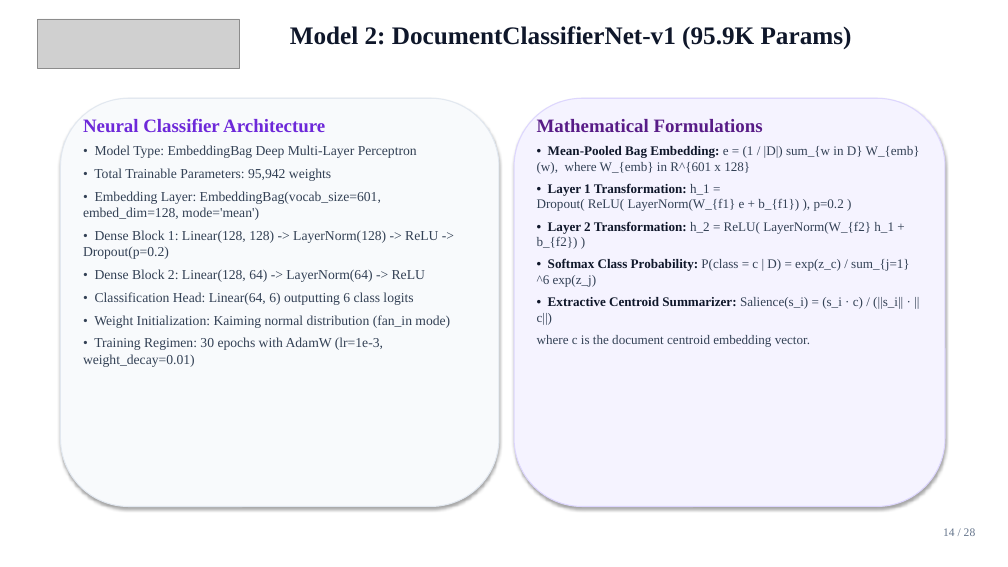
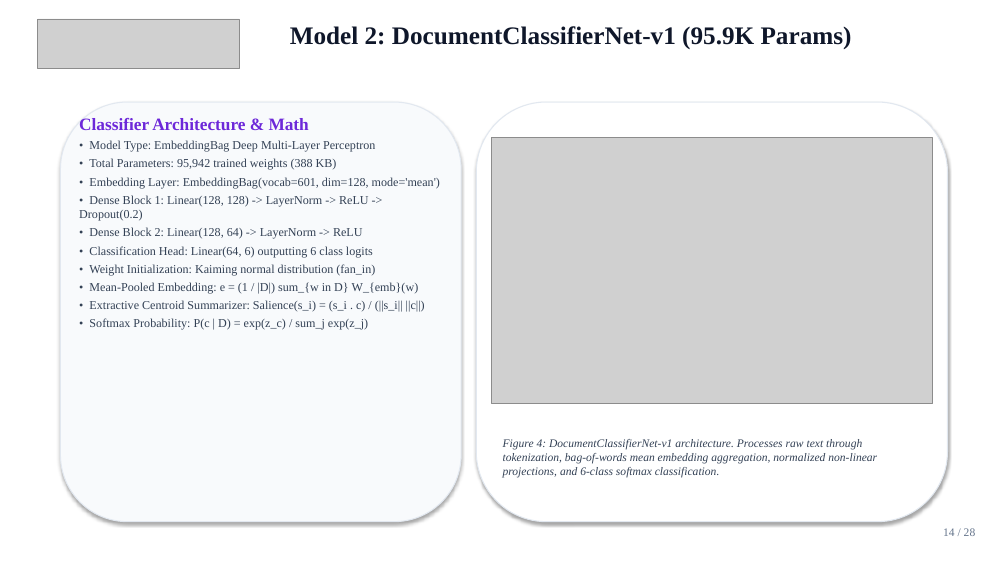
Before and after one commit to Kunwar9415/ai-powered-saas-platform, a slide deck: slide 14 of AI_POWERED_SAAS_PLATFORM_PRESENTATION.pptx. Drawn at 1008x567 pixels with LibreOffice and Linux fonts; fonts in the diff are those of the drawing; grey boxes stand for pictures. Boxes give left, top, right and bottom in pixels: in the first picture for what was removed or moved away, otherwise in the second. Text is boxed around its words. In the diff, an @@ line names an element or a change of style, - is before the commit and + after.

Commit message:
docs: embed architecture schematics, loss curves, confusion matrices, and pipeline graphs into PowerPoint presentation

```diff
--- a/AI_POWERED_SAAS_PLATFORM_PRESENTATION.pptx
+++ b/AI_POWERED_SAAS_PLATFORM_PRESENTATION.pptx
@@ rounded rectangle: place and size @@
-rounded rectangle at [60,98,499,507]
+rounded rectangle at [60,102,461,522]
@@ text at [79,118,309,130]: text changed; size 18 to 16.5 pt @@
-Neural Classifier Architecture
+Classifier Architecture & Math
@@ rounded rectangle: place and size @@
-rounded rectangle at [514,98,945,507]
+rounded rectangle at [476,102,948,522]
@@ rounded rectangle at [476,102,948,522]: fill #F5F3FF to #FFFFFF; outline #DDD6FE 1 pt to #E2E8F0 1 pt @@
@@ text removed at [537,119,920,347] @@
-Mathematical Formulations
-• Mean-Pooled Bag Embedding: e = (1 / |D|) sum_{w in D} W_{emb}(w), where W_{emb} in R^{601 x 128}
-• Layer 1 Transformation: h_1 = Dropout( ReLU( LayerNorm(W_{f1} e + b_{f1}) ), p=0.2 )
-• Layer 2 Transformation: h_2 = ReLU( LayerNorm(W_{f2} h_1 + b_{f2}) )
-• Softmax Class Probability: P(class = c | D) = exp(z_c) / sum_{j=1}^6 exp(z_j)
-• Extractive Centroid Summarizer: Salience(s_i) = (s_i · c) / (||s_i|| · ||c||)
-where c is the document centroid embedding vector.
@@ text at [89,140,375,257]: size 13 to 11.5 pt in "• Model Type: EmbeddingBag Deep Multi-Layer Perceptron", "• Classification Head: Linear(64, 6) outputting 6 ..."; less space between paragraphs @@
@@ picture added at [492,138,932,404] @@
@@ text at [79,158,440,239]: text changed; size 13 to 11.5 pt @@
-• Total Trainable Parameters: 95,942 weights
-• Embedding Layer: EmbeddingBag(vocab_size=601, embed_dim=128, mode='mean')
-• Dense Block 1: Linear(128, 128) -> LayerNorm(128) -> ReLU -> Dropout(p=0.2)
-• Dense Block 2: Linear(128, 64) -> LayerNorm(64) -> ReLU
+• Total Parameters: 95,942 trained weights (388 KB)
+• Embedding Layer: EmbeddingBag(vocab=601, dim=128, mode='mean')
+• Dense Block 1: Linear(128, 128) -> LayerNorm -> ReLU -> Dropout(0.2)
+• Dense Block 2: Linear(128, 64) -> LayerNorm -> ReLU
@@ text at [89,264,425,330]: text changed; size 13 to 11.5 pt @@
-• Weight Initialization: Kaiming normal distribution (fan_in mode)
-• Training Regimen: 30 epochs with AdamW (lr=1e-3, weight_decay=0.01)
+• Weight Initialization: Kaiming normal distribution (fan_in)
+• Mean-Pooled Embedding: e = (1 / |D|) sum_{w in D} W_{emb}(w)
+• Extractive Centroid Summarizer: Salience(s_i) = (s_i . c) / (||s_i|| ||c||)
+• Softmax Probability: P(c | D) = exp(z_c) / sum_j exp(z_j)
@@ text added at [503,439,877,478], 11 pt, text #334155, italic @@
+Figure 4: DocumentClassifierNet-v1 architecture. Processes raw text through tokenization, bag-of-words mean embedding aggregation, normalized non-linear projections, and 6-class softmax classification.
```
Also in this commit, not shown: 7 other slides changed, 1 slide added, 1 slide removed, 1 other file.
